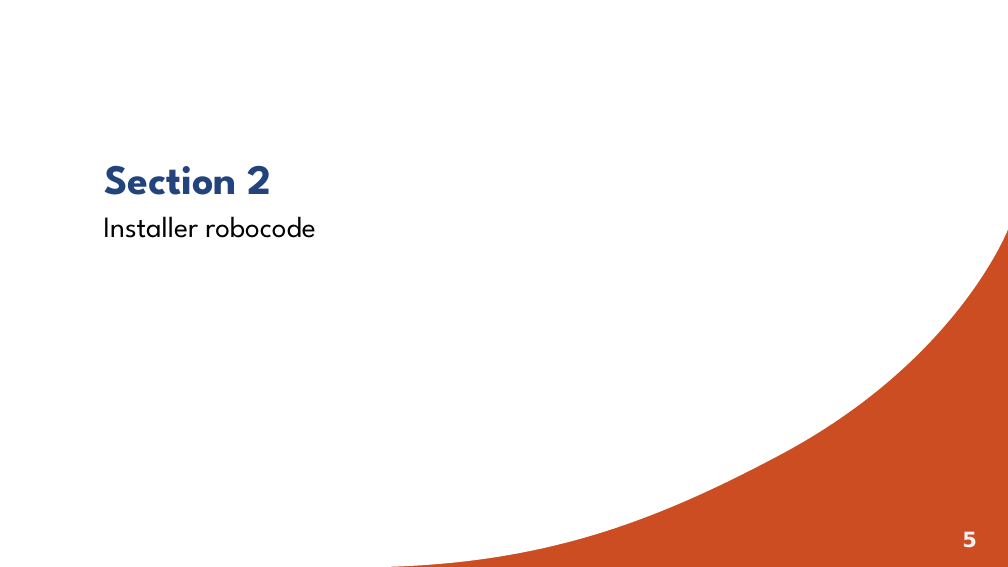
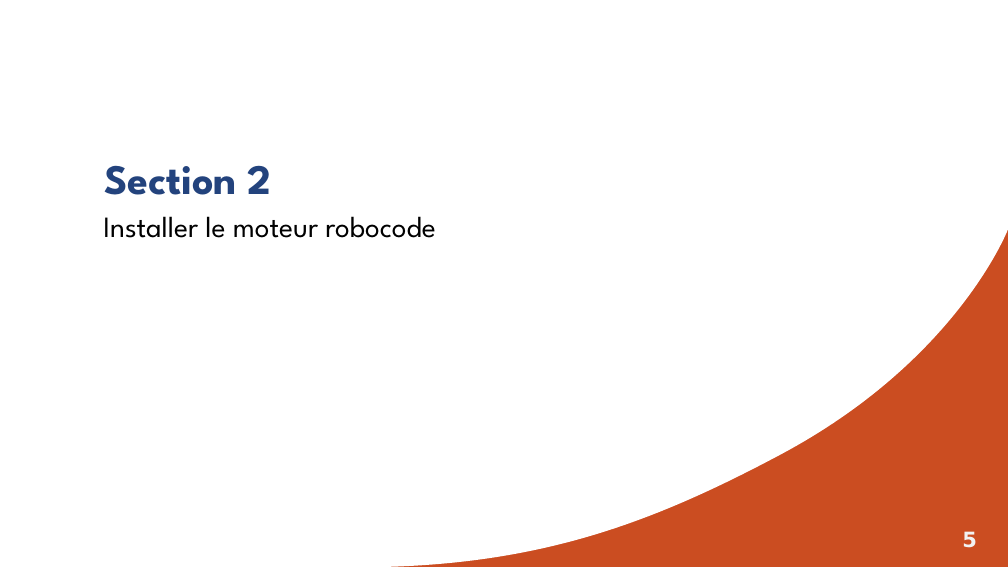
Before and after one commit to slehu/robocode, a slide deck: slide 5 of robocode.pptx. Drawn at 1008x567 pixels with LibreOffice and Linux fonts; fonts in the diff are those of the drawing; background and template pictures are left out. Boxes give left, top, right and bottom in pixels: in the first picture for what was removed or moved away, otherwise in the second. Text is boxed around its words. In the diff, an @@ line names an element or a change of style, - is before the commit and + after.

```diff
--- a/robocode.pptx
+++ b/robocode.pptx
@@ text at (103, 216, 435, 238): text changed @@
-Installer robocode
+Installer le moteur robocode
```
Also in this commit, not shown: 5 other slides changed.
